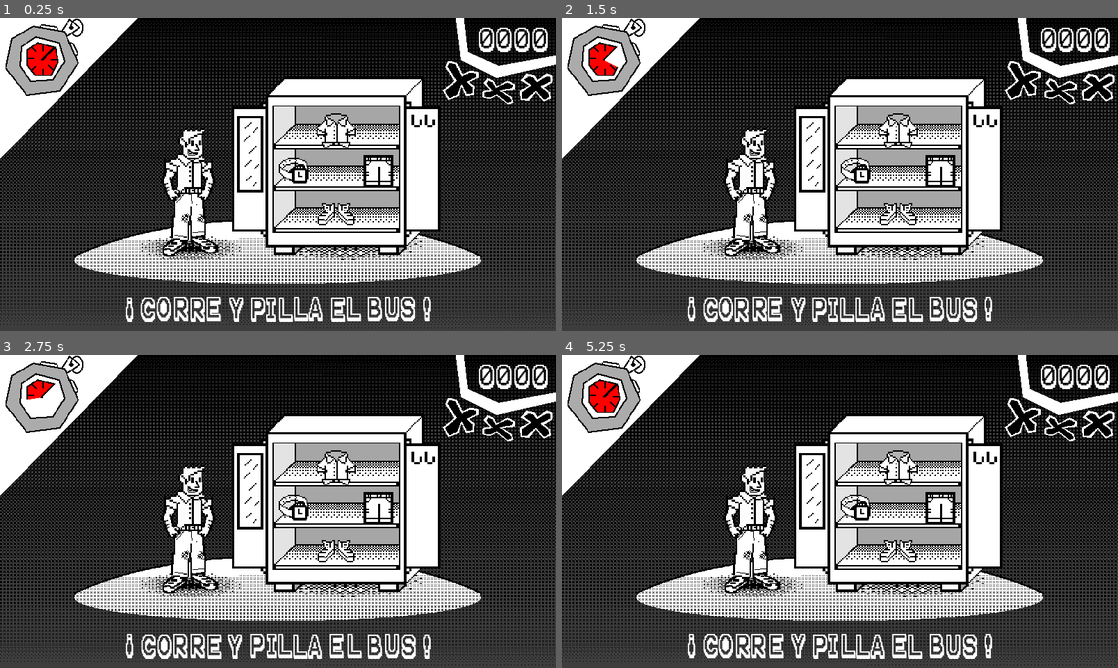
Above: before the commit, frames 1-4 (two rows, left to right).
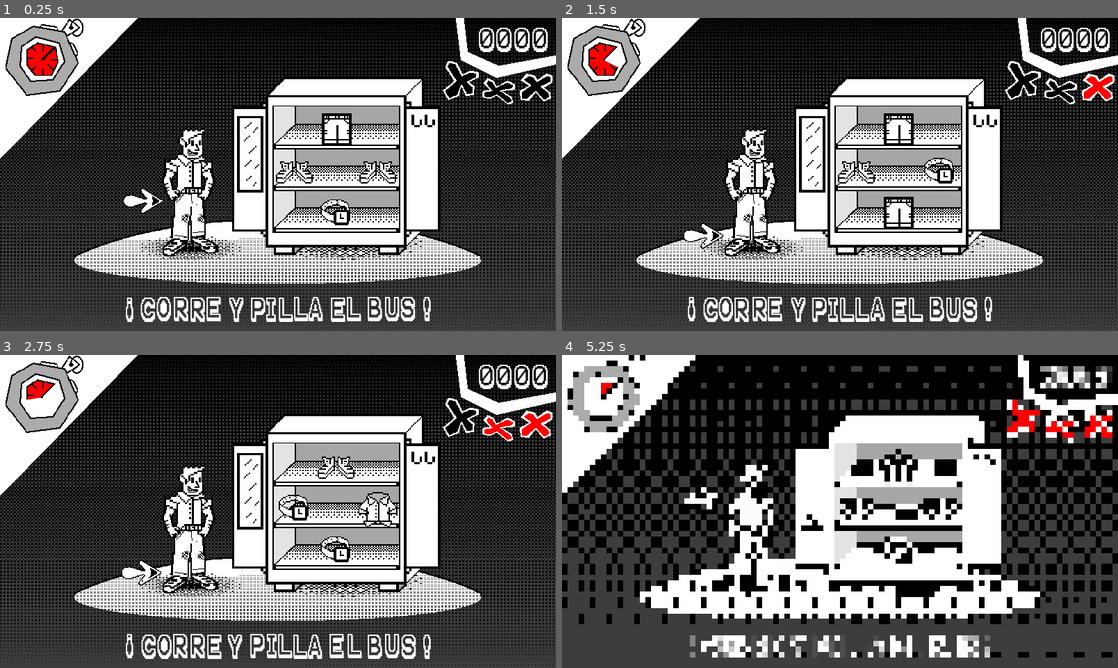
Above: after the commit, the same moments.

Repository: musiualejo/GJB24
Game: Godot game, scene res://scenes/main.tscn
Same seed, same stepped clock (60 frames per second), same inputs: the game is played once before the commit and once after it.
Inputs:
- Up to frame 1 (0.25 s): no input
- Up to frame 2 (1.5 s): hold Right (ui_right) 0.53-1.28 s; hold Down (ui_down) from 1.28 s (still down)
- Up to frame 3 (2.75 s): release Down (ui_down) at 2.03 s; hold Right (ui_right) from 2.03 s (still down)
- Up to frame 4 (5.25 s): release Right (ui_right) at 2.78 s; hold Up (ui_up) 2.78-3.53 s; hold Left (ui_left) 3.53-5.03 s; hold Down (ui_down) from 5.03 s (still down)

The runs differ from the first frame. In frame 1, 1.4% of the frame differs, in the area x 22-72%, y 30-67%; in frame 2, 1.6%; in frame 3, 1.4%; in frame 4, 35%, in the area x 0-100%, y 0-100%.
Error before the commit: Trying to assign value of type 'bus.gd' to a variable of type 'vestirse.gd'. (res://scripts/main.gd:17)

Commit message:
Escena bus alfa + Gameover 2

Diff:
--- a/scenes/main.tscn
+++ b/scenes/main.tscn
@@ -17,6 +17,7 @@
 [node name="minijuego" parent="." instance=ExtResource("1_ytgol")]
 
 [node name="ui" type="Control" parent="."]
+z_index = 5
 layout_mode = 3
 anchors_preset = 0
 offset_right = 40.0
@@ -56,7 +57,7 @@
 wait_time = 5.0
 
 [node name="score" type="Label" parent="ui"]
-z_index = 1
+z_index = 3
 layout_mode = 0
 offset_left = 1099.0
 offset_right = 1280.0
@@ -71,6 +72,18 @@
 scale = Vector2(1.20202, 1.22981)
 polygon = PackedVector2Array(150.58, 69.9293, 40.7647, 89.4444, -18.3026, 63.4242, -25.7899, 0, -41.5966, 0, -31.6135, 78.8737, 36.605, 112.212, 150.58, 87.005)
 
+[node name="vidas" type="TextureProgressBar" parent="ui"]
+z_index = 2
+layout_mode = 0
+offset_left = 1019.0
+offset_top = 84.0
+offset_right = 1275.0
+offset_bottom = 212.0
+max_value = 3.0
+fill_mode = 1
+texture_under = ExtResource("8_642uu")
+texture_progress = ExtResource("9_6681w")
+
 [node name="verbo" type="RichTextLabel" parent="ui"]
 z_index = 1
 layout_mode = 0
@@ -83,16 +96,25 @@
 text = "[shake rate=30.0 level=15 connected=1][center]¡ BLANK ![/center][/shake]"
 script = ExtResource("7_l4nrt")
 
-[node name="vidas" type="TextureProgressBar" parent="ui"]
+[node name="gameover" type="RichTextLabel" parent="ui"]
+process_mode = 2
+visible = false
 z_index = 2
 layout_mode = 0
-offset_left = 1019.0
-offset_top = 84.0
-offset_right = 1275.0
-offset_bottom = 212.0
-max_value = 3.0
-fill_mode = 1
-texture_under = ExtResource("8_642uu")
-texture_progress = ExtResource("9_6681w")
+offset_right = 1280.0
+offset_bottom = 720.0
+theme_override_fonts/normal_font = ExtResource("3_2pv2q")
+theme_override_font_sizes/normal_font_size = 96
+bbcode_enabled = true
+text = "[center][shake rate=30.0 level=15 connected=1]
+
+GAME OVER
+!GOOD LUCK NEXT TIME![/shake][/center]"
 
 [connection signal="timeout" from="ui/cronometro/reloj/Timer" to="." method="_on_timer_timeout"]
+
+[node name="Polygon2D" type="Polygon2D" parent="ui/gameover"]
+z_index = -1
+position = Vector2(0, 199)
+color = Color(0, 0, 0, 0.6)
+polygon = PackedVector2Array(0, -199, 0, 521, 1280, 521, 1280, -198)
--- a/scenes/minijuegos/vestirse.tscn
+++ b/scenes/minijuegos/vestirse.tscn
@@ -1,14 +1,14 @@
 [gd_scene load_steps=7 format=3 uid="uid://cj6w6cfs10ii3"]
 
+[ext_resource type="Script" path="res://scripts/vestirse.gd" id="1_8g2iq"]
 [ext_resource type="PackedScene" uid="uid://dv8ucucgfflg7" path="res://scenes/personaje.tscn" id="1_dh5m7"]
-[ext_resource type="Script" path="res://scripts/bus.gd" id="1_ymrkk"]
 [ext_resource type="Texture2D" uid="uid://3nqsboe8fa6h" path="res://sprites/objetos/shadow.png" id="2_5wp4f"]
 [ext_resource type="PackedScene" uid="uid://0m73ajpn738j" path="res://scenes/objetos/armario.tscn" id="2_ux4kg"]
 [ext_resource type="Texture2D" uid="uid://bmwddnxlr7lby" path="res://sprites/fondos/fondovacio.png" id="2_xkexj"]
 [ext_resource type="PackedScene" uid="uid://75pr6pmf5ovg" path="res://scenes/flecha.tscn" id="6_ud5sp"]
 
 [node name="minijuego" type="Node2D"]
-script = ExtResource("1_ymrkk")
+script = ExtResource("1_8g2iq")
 
 [node name="personaje" parent="." instance=ExtResource("1_dh5m7")]
 z_index = 2
